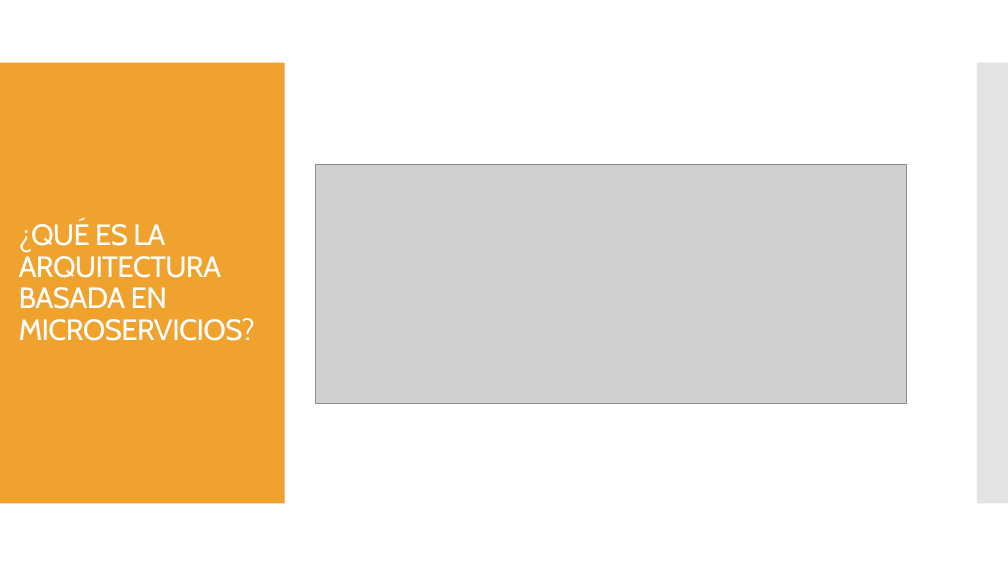
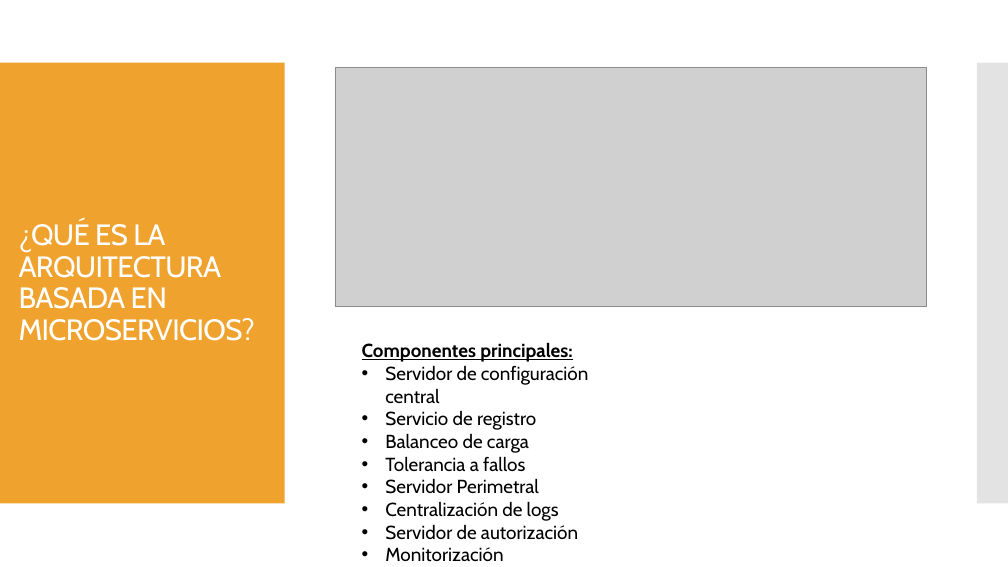
Before and after one commit to lucasconfalonieri/Microservicios-TP2, a slide deck: slide 4 of ARQUITECTURA DE MICROSERVICIOS - Ruveda_Confalonieri_Costantini.pptx. Drawn at 1008x567 pixels with LibreOffice and Linux fonts; fonts in the diff are those of the drawing; grey boxes stand for pictures. Boxes give left, top, right and bottom in pixels: in the first picture for what was removed or moved away, otherwise in the second. Text is boxed around its words. In the diff, an @@ line names an element or a change of style, - is before the commit and + after.

Commit message:
Presentacion

```diff
--- a/ARQUITECTURA DE MICROSERVICIOS - Ruveda_Confalonieri_Costantini.pptx
+++ b/ARQUITECTURA DE MICROSERVICIOS - Ruveda_Confalonieri_Costantini.pptx
@@ picture: place and size @@
-picture at (315, 164, 907, 403)
+picture at (335, 68, 926, 307)
@@ text added at (362, 342, 588, 562), 18 pt, text #000000 @@
+Componentes principales:
+• Servidor de configuración central
+• Servicio de registro
+• Balanceo de carga
+• Tolerancia a fallos
+• Servidor Perimetral
+• Centralización de logs
+• Servidor de autorización
+• Monitorización
```
